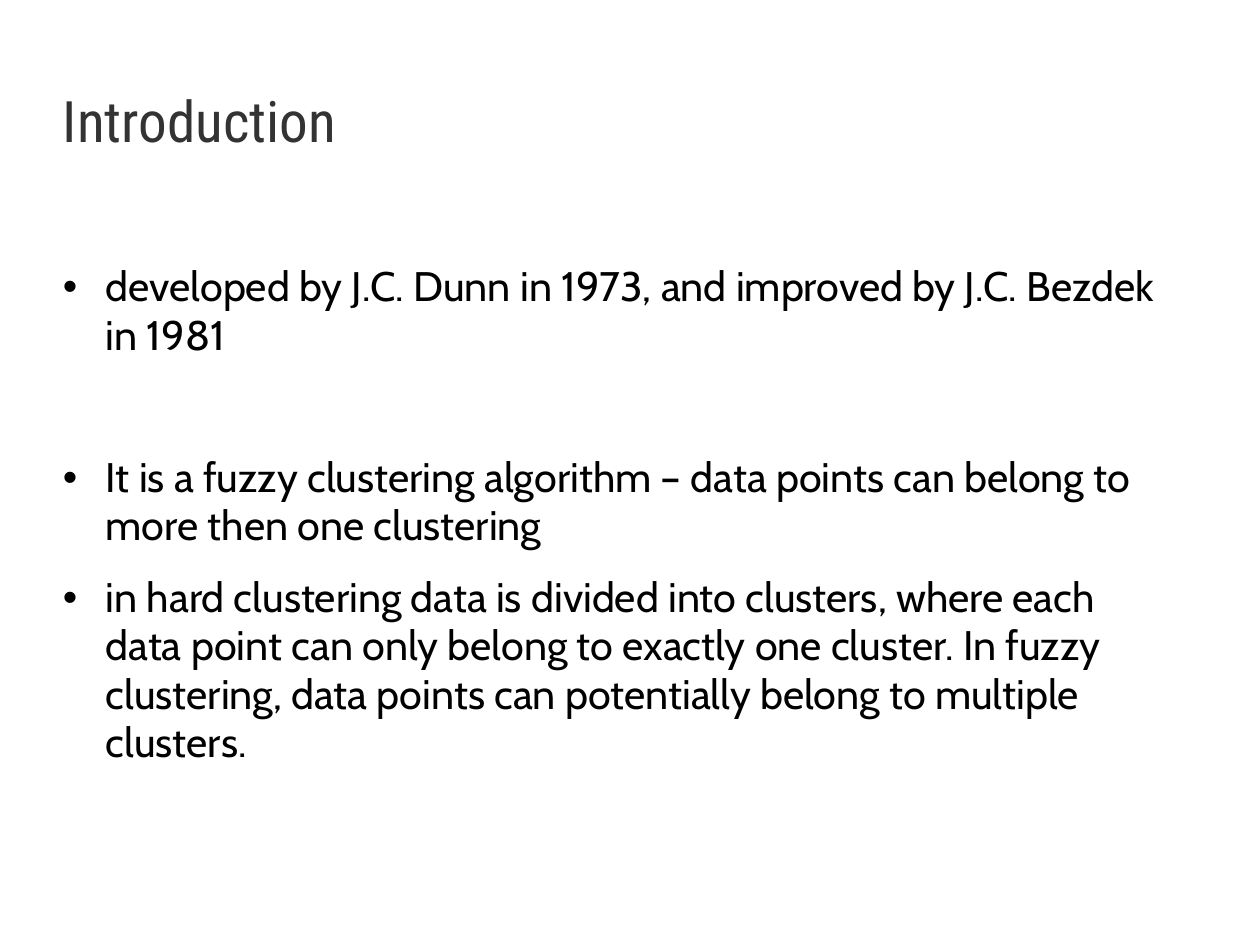
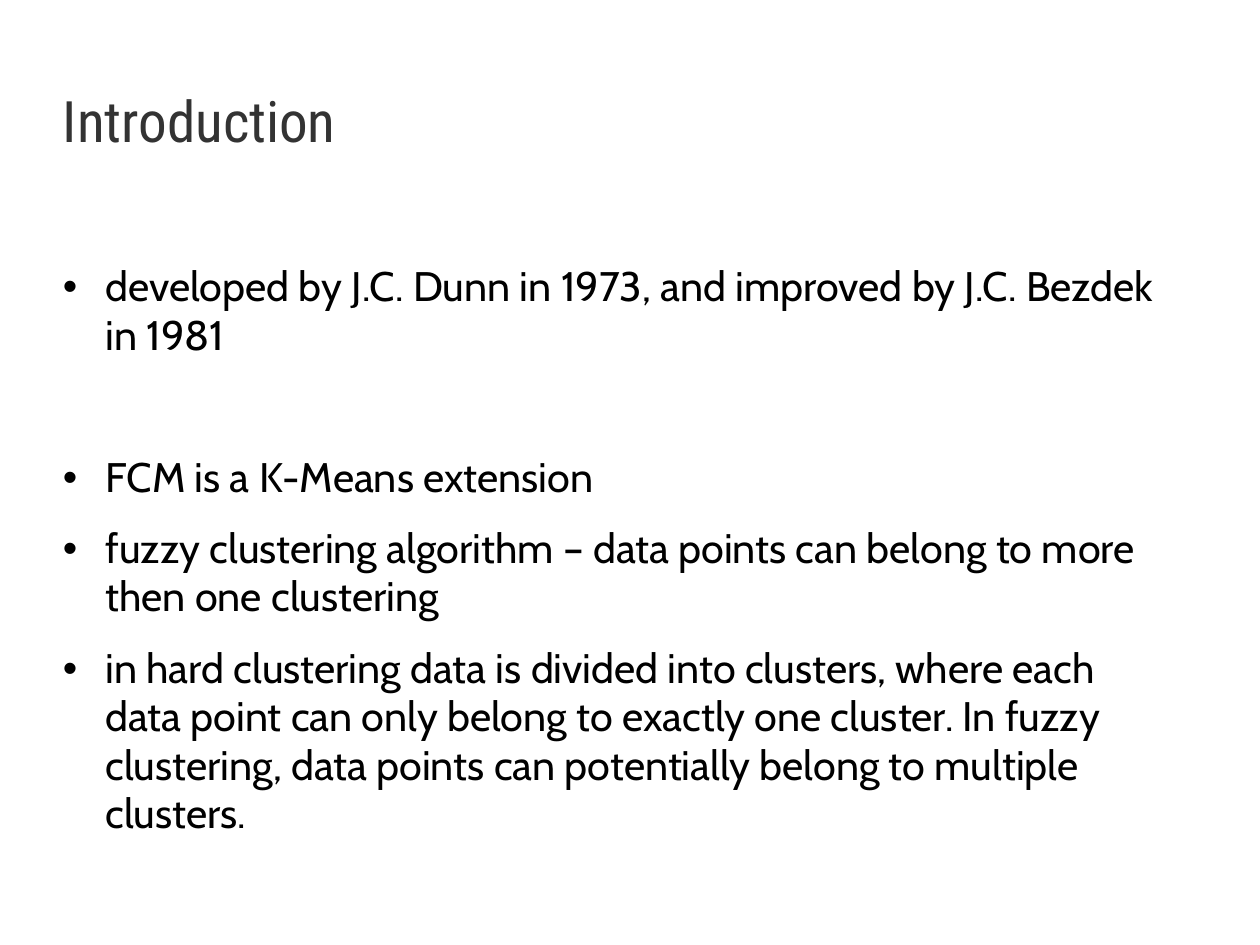
Before and after one commit to AndyTheFactory/DM, a slide deck: slide 2 of Prezentare/FCM.ppt. Drawn at 1260x945 pixels with LibreOffice and Linux fonts; fonts in the diff are those of the drawing; background and template pictures are left out. Boxes give left, top, right and bottom in pixels: in the first picture for what was removed or moved away, otherwise in the second. Text is boxed around its words. In the diff, an @@ line names an element or a change of style, - is before the commit and + after.

```diff
--- a/Prezentare/FCM.ppt
+++ b/Prezentare/FCM.ppt
@@ text at <box>105,270,1153,829</box>: indent changed @@
@@ text at <box>105,462,1135,621</box>: text changed @@
-• It is a fuzzy clustering algorithm – data points can belong to more then one clustering
+• FCM is a K-Means extension
+• fuzzy clustering algorithm – data points can belong to more then one clustering
```
Also in this commit, not shown: 3 other slides changed, 3 slides added, 2 other files.
